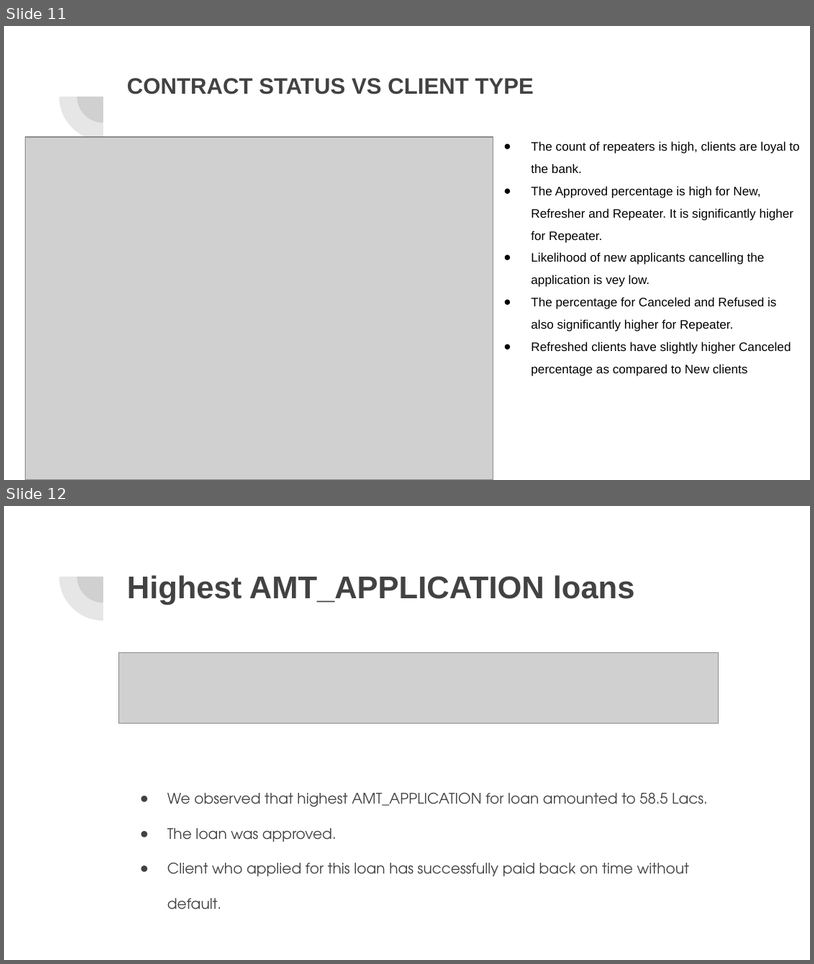
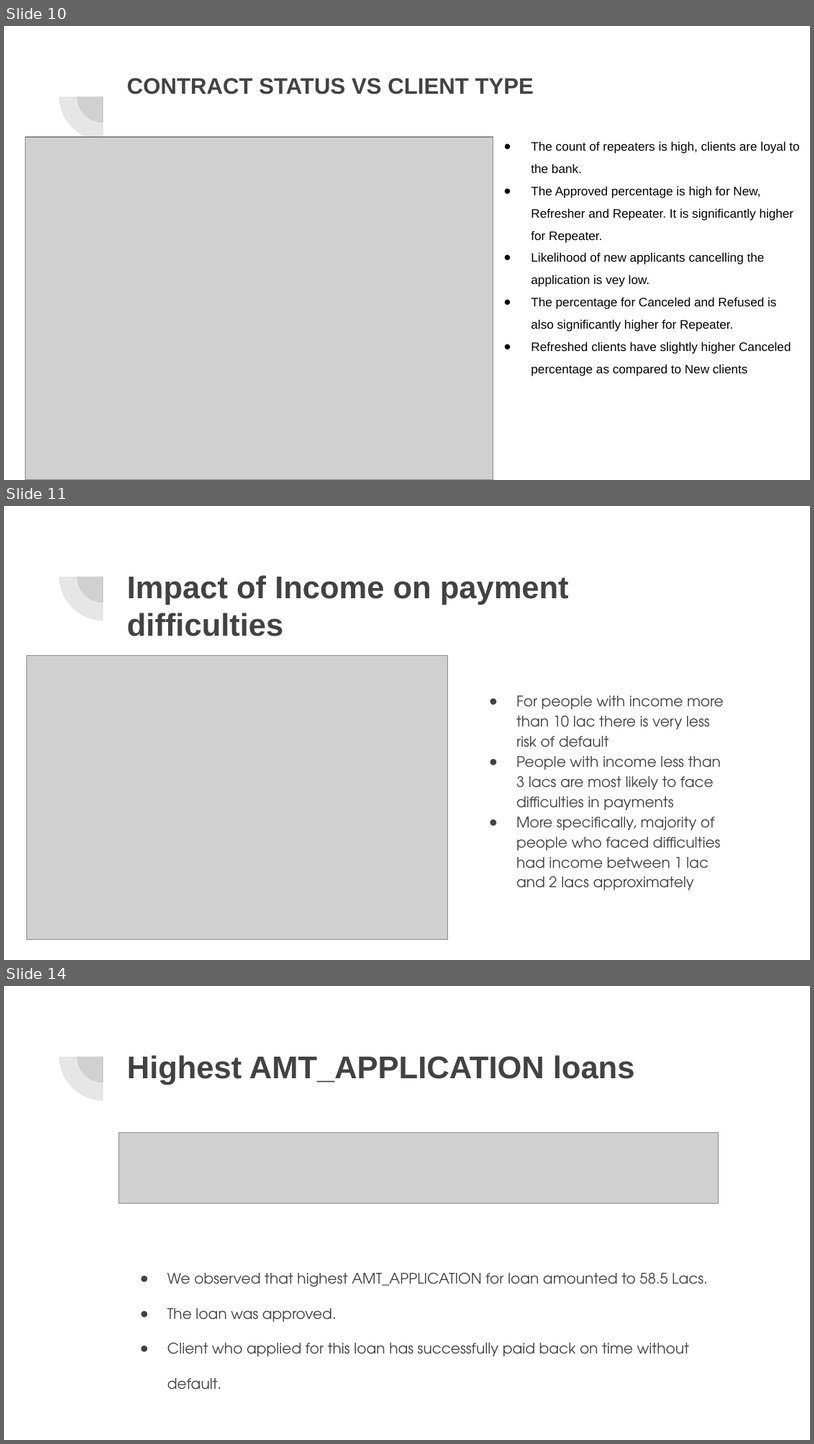
Before and after one commit to acamit/DataScience, a slide deck: Exploratory Data Analysis/Case Study/EDA Case Study -Bank Loan.pptx. Shown one above the other, each under a label of ours: slides 11 and 12 before the commit, slides 10, 11 and 14 after it; the slides between them are not shown. The pictures are 814x964 and 814x1444 pixels, drawn with LibreOffice and Linux fonts; fonts in the diff are those of the drawing; grey boxes stand for pictures. Boxes give left, top, right and bottom in pixels: in the first picture for what was removed or moved away, otherwise in the second. Text is boxed around its words. In the diff, an @@ line names an element or a change of style, - is before the commit and + after.

```diff
--- a/Exploratory Data Analysis/Case Study/EDA Case Study -Bank Loan.pptx
+++ b/Exploratory Data Analysis/Case Study/EDA Case Study -Bank Loan.pptx
@@ slide 11 added at bbox=[4, 506, 810, 960], background #FFFFFF; not listed: 2 template elements that a slide beside it also shows @@
@@ title added at bbox=[127, 575, 569, 636], 28 pt, text #424242, bold @@
+Impact of Income on payment difficulties
@@ picture added at bbox=[26, 655, 448, 938] @@
@@ text added at bbox=[517, 695, 724, 890], 13 pt, text #424242 @@
+● For people with income more than 10 lac there is very less risk of default
+● People with income less than 3 lacs are most likely to face difficulties in payments
+● More specifically, majority of people who faced difficulties had income between 1 lac and 2 lacs approximately
@@ what was slide 11 is now slide 10 @@
@@ what was slide 12 is now slide 14 @@
```
Also in this commit, not shown: 2 slides changed, 3 other slides added, 2 slides removed, 1 other file.
